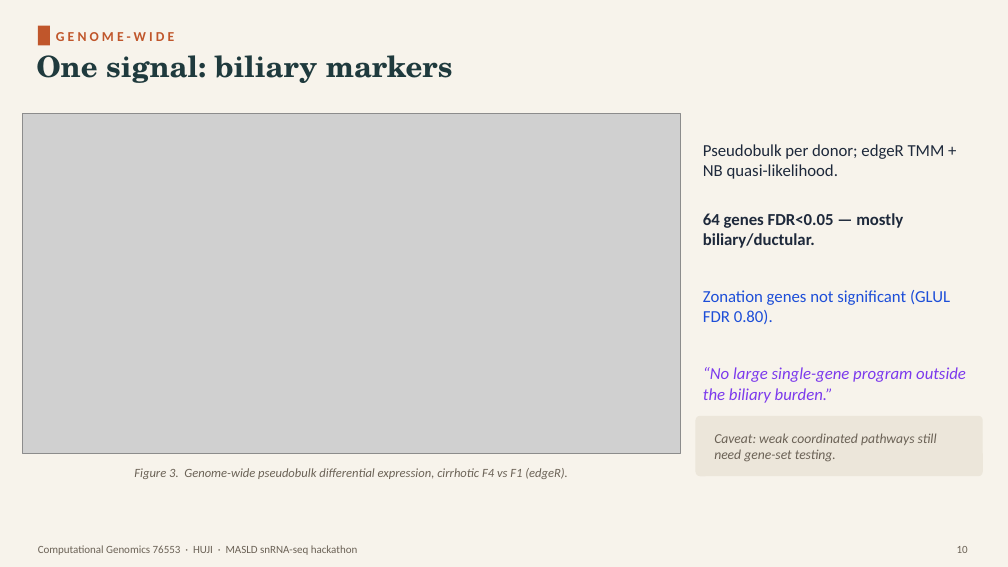
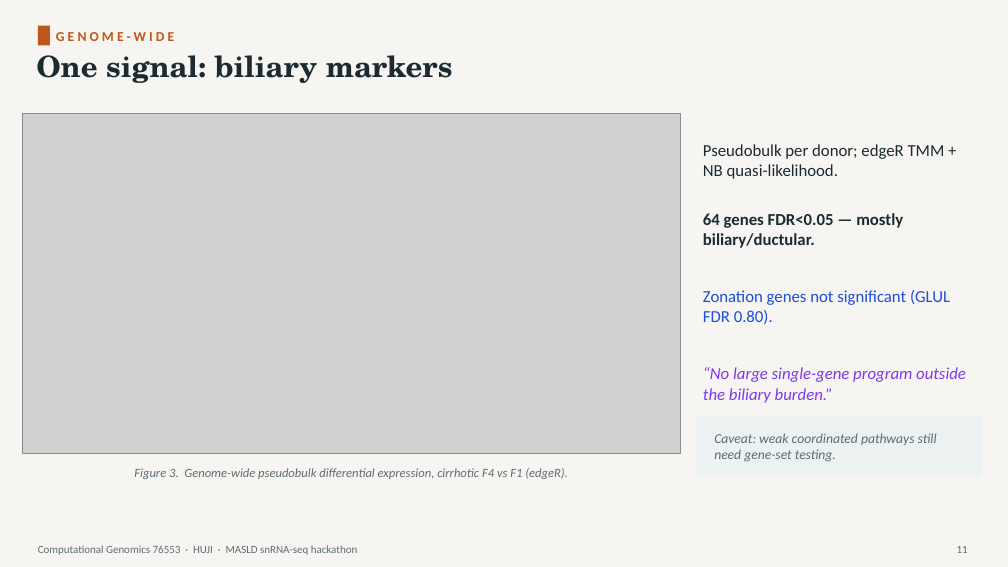
Before and after one commit to roeetekoah/liver-zonation, a slide deck: slide 11 of presentation/MASLD_zonation.pptx (slide 10 before the commit). Drawn at 1008x567 pixels with LibreOffice and Linux fonts; fonts in the diff are those of the drawing; grey boxes stand for pictures. Boxes give left, top, right and bottom in pixels: in the first picture for what was removed or moved away, otherwise in the second. Text is boxed around its words. In the diff, an @@ line names an element or a change of style, - is before the commit and + after.

```diff
--- a/presentation/MASLD_zonation.pptx
+++ b/presentation/MASLD_zonation.pptx
@@ background #F7F3EB to #F7F5F1 @@
@@ rectangle at box(38, 26, 50, 45): fill #C0562B to #C0561B @@
@@ text "GENOME-WIDE" at box(56, 32, 174, 41): text colour #C0562B to #C0561B @@
@@ text "One signal: biliary markers" at box(36, 55, 453, 83): text colour #1F3A3D to #1B2B31 @@
@@ rounded rectangle at box(696, 416, 983, 476): fill #ECE6DA to #ECF1F1 @@
@@ text colour #6B6256 to #5C6E73 in 3 elements at box(134, 468, 568, 479), box(714, 433, 937, 462), box(38, 545, 358, 555) @@
@@ text at box(957, 546, 968, 553): text changed; text colour #6B6256 to #5C6E73 @@
-10
+11
```
Also in this commit, not shown: 20 other slides changed, 1 slide added, 1 other file.
